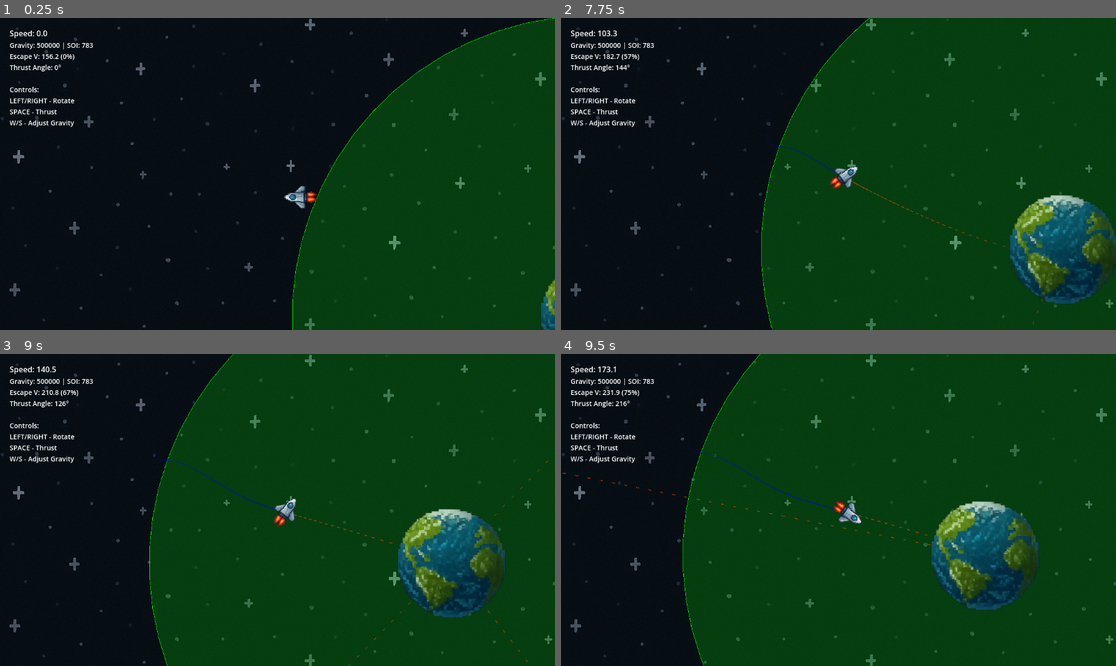
Above: before the commit, frames 1-4 (two rows, left to right).
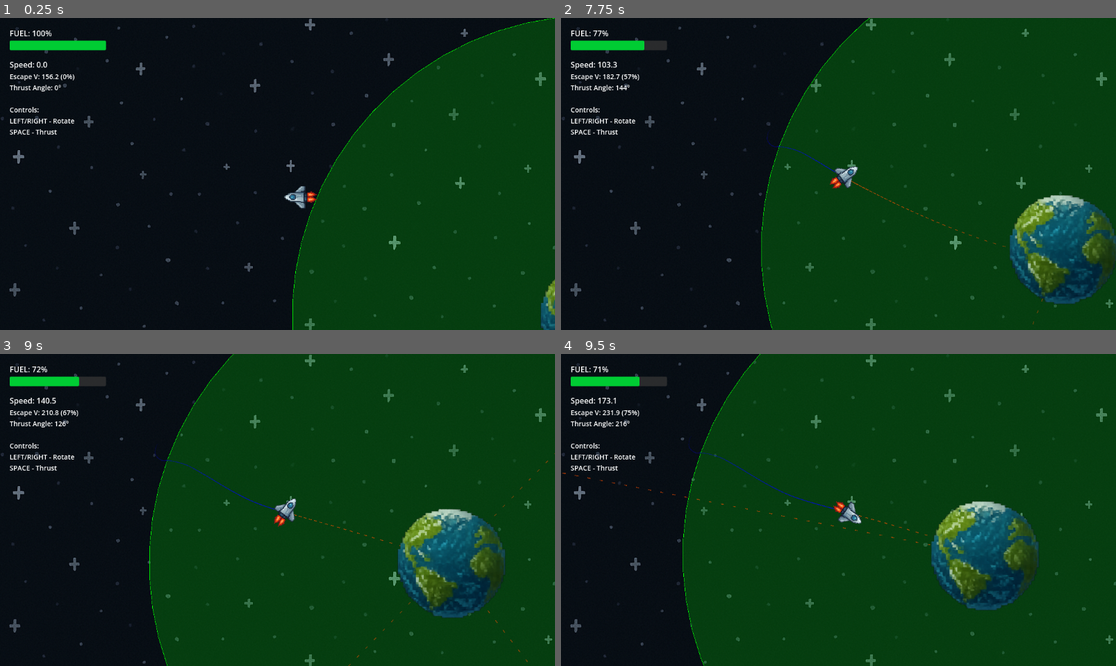
Above: after the commit, the same moments.

Repository: magedeungaro/Orbit
Game: Godot game, scene res://main.tscn
Two runs of this game, one before a commit and one after it. Both use one fixed random seed, a clock stepped at 60 frames per second and the inputs below.
Inputs:
- Up to frame 1 (0.25 s): no input
- Up to frame 2 (7.75 s): hold Right (ui_right) 0.53-1.28 s; hold Space (ui_select) 0.53-1.28 s; hold Down (ui_down) 1.28-2.03 s; tap Space (ui_select) at 1.35, 1.52, 1.82, 2.85, 3.02, 3.32, 4.35, 4.52, 4.82, 5.85, 6.02, 6.32, 7.35, 7.52 s; hold Right (ui_right) 2.03-2.78 s; hold Space (ui_select) 2.03-2.78 s; hold Up (ui_up) 2.78-3.53 s; hold Space (ui_select) 3.53-4.28 s; hold Left (ui_left) 3.53-5.03 s; hold Down (ui_down) 5.03-5.78 s; hold Space (ui_select) 5.03-5.78 s; hold Right (ui_right) 5.78-6.53 s; hold Up (ui_up) 6.53-7.28 s; hold Space (ui_select) 6.53-7.28 s; hold Right (ui_right) from 7.28 s (still down)
- Up to frame 3 (9 s): tap Space (ui_select) at 7.82, 8.85 s; release Right (ui_right) at 8.03 s; hold Down (ui_down) 8.03-8.78 s; hold Space (ui_select) 8.03-8.78 s; hold Left (ui_left) from 8.78 s (still down)
- Up to frame 4 (9.5 s): keep holding Left (ui_left); tap Space (ui_select) at 9.02, 9.32 s

The runs differ from the first frame. In frame 1, 1.6% of the frame differs, in the area x 1-20%, y 4-38%; in frame 2, 1.7%; in frame 3, 1.7%; in frame 4, 1.7%.

Commit message:
Implement fuel system: add fuel consumption logic and display in HUD

Diff:
--- a/scripts/hud.gd
+++ b/scripts/hud.gd
@@ -4,6 +4,8 @@
 var orbiting_body: CharacterBody2D
 var speed_label: Label
 var info_label: Label
+var fuel_label: Label
+var fuel_bar: ProgressBar
 
 
 func _ready() -> void:
@@ -29,6 +31,45 @@
 	vbox.name = "VBoxContainer"
 	margin.add_child(vbox)
 
+	# Create fuel label
+	fuel_label = Label.new()
+	fuel_label.name = "FuelLabel"
+	fuel_label.add_theme_font_size_override("font_size", 16)
+	fuel_label.add_theme_color_override("font_color", Color.WHITE)
+	vbox.add_child(fuel_label)
+
+	# Create fuel bar
+	fuel_bar = ProgressBar.new()
+	fuel_bar.name = "FuelBar"
+	fuel_bar.custom_minimum_size = Vector2(200, 20)
+	fuel_bar.max_value = 100
+	fuel_bar.value = 100
+	fuel_bar.show_percentage = false
+
+	# Style the fuel bar
+	var bar_style = StyleBoxFlat.new()
+	bar_style.bg_color = Color(0.2, 0.2, 0.2, 0.8)
+	bar_style.corner_radius_top_left = 3
+	bar_style.corner_radius_top_right = 3
+	bar_style.corner_radius_bottom_left = 3
+	bar_style.corner_radius_bottom_right = 3
+	fuel_bar.add_theme_stylebox_override("background", bar_style)
+
+	var fill_style = StyleBoxFlat.new()
+	fill_style.bg_color = Color(0.0, 0.8, 0.2, 1.0)  # Green when full
+	fill_style.corner_radius_top_left = 3
+	fill_style.corner_radius_top_right = 3
+	fill_style.corner_radius_bottom_left = 3
+	fill_style.corner_radius_bottom_right = 3
+	fuel_bar.add_theme_stylebox_override("fill", fill_style)
+
+	vbox.add_child(fuel_bar)
+
+	# Add spacer
+	var spacer = Control.new()
+	spacer.custom_minimum_size = Vector2(0, 10)
+	vbox.add_child(spacer)
+
 	# Create speed label
 	speed_label = Label.new()
 	speed_label.name = "SpeedLabel"
@@ -43,33 +84,36 @@
 	info_label.add_theme_color_override("font_color", Color.WHITE)
 	vbox.add_child(info_label)
 
-	# Add a panel background for readability
-	var panel = Panel.new()
-	panel.name = "BackgroundPanel"
-	panel.set_anchors_preset(Control.PRESET_TOP_LEFT)
-	panel.modulate = Color(0, 0, 0, 0.5)
-	# Insert panel behind the margin container
-	move_child(margin, 1)
-	add_child(panel)
-	move_child(panel, 0)
-
 
 func _process(_delta: float) -> void:
 	if orbiting_body == null:
 		return
+
+	# Update fuel display
+	var fuel_percent = orbiting_body.get_fuel_percentage()
+	fuel_label.text = "FUEL: %.0f%%" % fuel_percent
+	fuel_bar.value = fuel_percent
+
+	# Change fuel bar color based on level
+	var fill_style = fuel_bar.get_theme_stylebox("fill") as StyleBoxFlat
+	if fill_style:
+		if fuel_percent > 50:
+			fill_style.bg_color = Color(0.0, 0.8, 0.2, 1.0)  # Green
+		elif fuel_percent > 25:
+			fill_style.bg_color = Color(1.0, 0.8, 0.0, 1.0)  # Yellow
+		else:
+			fill_style.bg_color = Color(1.0, 0.2, 0.2, 1.0)  # Red
 
 	# Update speed display
 	var current_speed = orbiting_body.velocity.length()
 	speed_label.text = "Speed: %.1f" % current_speed
 
 	# Get values from orbiting body
-	var gravity = orbiting_body.gravitational_constant
-	var soi = orbiting_body.calculate_sphere_of_influence()
 	var escape_vel = orbiting_body.calculate_current_escape_velocity()
 	var escape_percentage = (current_speed / escape_vel * 100.0) if escape_vel > 0 else 0.0
 	var thrust_angle = orbiting_body.thrust_angle
 
 	# Update info display
-	info_label.text = "Gravity: %.0f | SOI: %.0f\nEscape V: %.1f (%.0f%%)\nThrust Angle: %.0f°\n\nControls:\nLEFT/RIGHT - Rotate\nSPACE - Thrust\nW/S - Adjust Gravity" % [
-		gravity, soi, escape_vel, escape_percentage, thrust_angle
+	info_label.text = "Escape V: %.1f (%.0f%%)\nThrust Angle: %.0f°\n\nControls:\nLEFT/RIGHT - Rotate\nSPACE - Thrust" % [
+		escape_vel, escape_percentage, thrust_angle
 	]
--- a/scripts/orbiting_body.gd
+++ b/scripts/orbiting_body.gd
@@ -26,6 +26,11 @@
 @export var trajectory_points: int = 60  # Number of points to calculate for trajectory
 @export var trajectory_color: Color = Color(1.0, 1.0, 0.0, 0.7)  # Yellow with some transparency
 
+# Fuel system
+@export var max_fuel: float = 1000.0  # Maximum fuel capacity (in delta-v units)
+@export var fuel_consumption_rate: float = 50.0  # Fuel consumed per second of thrust
+var current_fuel: float = 1000.0  # Current fuel level
+
 var central_bodies: Array = []  # Array of all gravitational bodies
 var orbit_trail: PackedVector2Array = []  # Stores positions along the orbit
 var trail_update_counter: int = 0  # Counter to sample every N frames
@@ -154,8 +159,8 @@
 	while thrust_angle >= 360:
 		thrust_angle -= 360
 
-	# Apply thrust only when Space is pressed
-	if Input.is_action_pressed("ui_select"):
+	# Apply thrust only when Space is pressed AND we have fuel
+	if Input.is_action_pressed("ui_select") and current_fuel > 0:
 		# Convert angle to radians
 		var thrust_angle_rad = deg_to_rad(thrust_angle)
 
@@ -170,8 +175,16 @@
 		if use_escape_velocity_thrust:
 			effective_thrust = calculate_escape_velocity_thrust()
 
+		# Consume fuel
+		var fuel_used = fuel_consumption_rate * delta
+		current_fuel = max(0, current_fuel - fuel_used)
+
 		# Apply thrust
 		velocity += (thrust_direction * effective_thrust) * delta
+
+
+func get_fuel_percentage() -> float:
+	return (current_fuel / max_fuel) * 100.0
 
 
 func calculate_sphere_of_influence() -> float:
